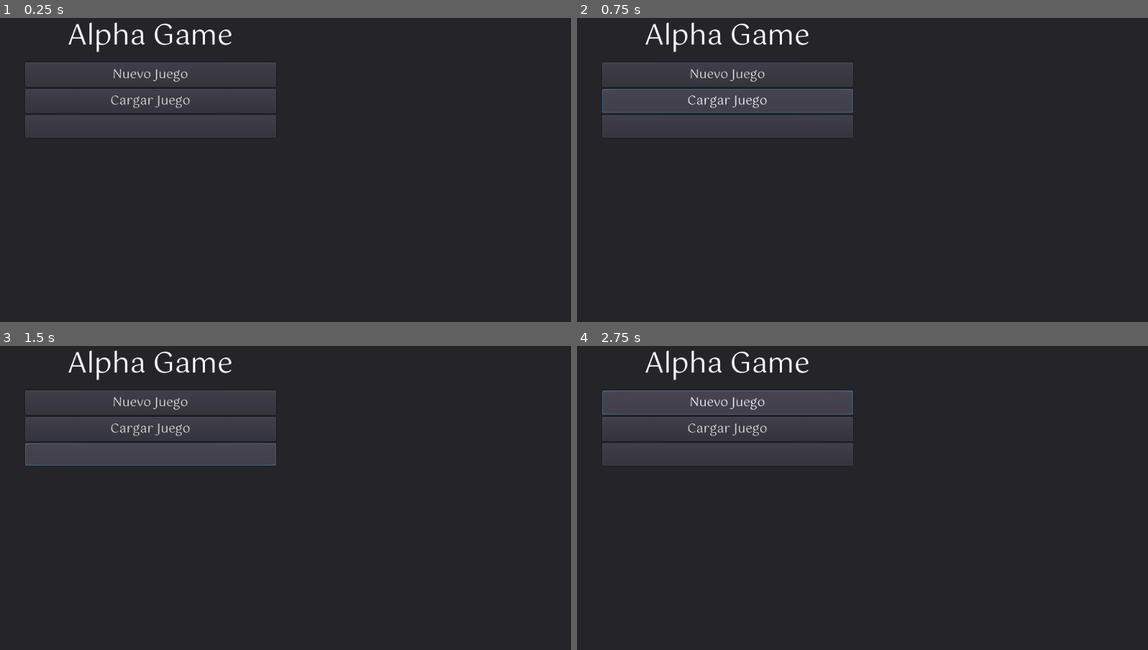
Above: before the commit, frames 1-4 (two rows, left to right).
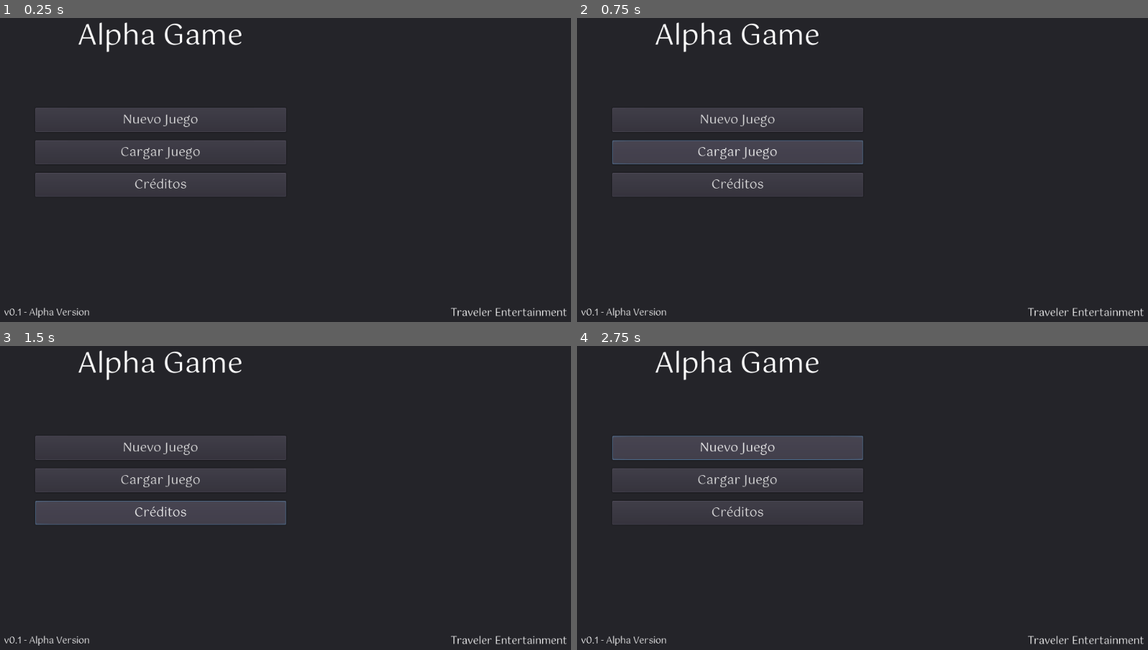
Above: after the commit, the same moments.

Repository: pabtorres/take-me-hoom
Game: Godot game, scene res://scenes/Menu.tscn
Same seed, same stepped clock (60 frames per second), same inputs: the game is played once before the commit and once after it. This scene is started directly instead of the project's main scene.
Inputs (mouse positions are in pixels of both pictures, inside the frame that each line leads up to; where the layout moved, square brackets give the same spot in the first picture):
- Up to frame 1 (0.25 s): no input
- Up to frame 2 (0.75 s): click "Cargar Juego" at 0.5 s
- Up to frame 3 (1.5 s): click (159, 513) [148, 455] at 1.25 s
- Up to frame 4 (2.75 s): click "Nuevo Juego" at 2 s

The runs differ from the first frame. In frame 1, 11% of the frame differs, in the area x 0-100%, y 1-99%; in frame 2, 13%; in frame 3, 13%; in frame 4, 13%.

Commit message:
first menu prototype ready

Diff:
--- a/scenes/Menu.tscn
+++ b/scenes/Menu.tscn
@@ -15,7 +15,14 @@
 font_data = ExtResource( 1 )
 
 [sub_resource type="DynamicFont" id=4]
-size = 20
+size = 22
+font_data = ExtResource( 1 )
+
+[sub_resource type="DynamicFont" id=5]
+size = 18
+font_data = ExtResource( 1 )
+
+[sub_resource type="DynamicFont" id=6]
 font_data = ExtResource( 1 )
 
 [node name="Menu" type="Node2D"]
@@ -30,10 +37,11 @@
 }
 
 [node name="VBoxContainer" type="VBoxContainer" parent="CanvasLayer"]
-margin_left = 49.0
+margin_left = 66.7286
 margin_top = 43.0
-margin_right = 497.0
-margin_bottom = 557.0
+margin_right = 514.729
+margin_bottom = 524.0
+custom_constants/separation = 85
 __meta__ = {
 "_edit_use_anchors_": false
 }
@@ -48,34 +56,53 @@
 "_edit_use_anchors_": false
 }
 
-[node name="MarginContainer" type="MarginContainer" parent="CanvasLayer/VBoxContainer"]
-margin_top = 150.0
+[node name="VBoxContainer2" type="VBoxContainer" parent="CanvasLayer/VBoxContainer"]
+margin_top = 169.0
 margin_right = 448.0
-margin_bottom = 131.0
+margin_bottom = 328.0
+custom_constants/separation = 15
+__meta__ = {
+"_edit_use_anchors_": false
+}
 
-[node name="Button" type="Button" parent="CanvasLayer/VBoxContainer/MarginContainer"]
+[node name="Button" type="Button" parent="CanvasLayer/VBoxContainer/VBoxContainer2"]
 margin_right = 448.0
 margin_bottom = 43.0
 custom_fonts/font = SubResource( 2 )
 text = "Nuevo Juego"
 
-[node name="MarginContainer2" type="MarginContainer" parent="CanvasLayer/VBoxContainer"]
-margin_top = 200.0
+[node name="Button2" type="Button" parent="CanvasLayer/VBoxContainer/VBoxContainer2"]
+margin_top = 58.0
 margin_right = 448.0
-margin_bottom = 178.0
-
-[node name="Button2" type="Button" parent="CanvasLayer/VBoxContainer/MarginContainer2"]
-margin_right = 448.0
-margin_bottom = 43.0
+margin_bottom = 101.0
 custom_fonts/font = SubResource( 3 )
 text = "Cargar Juego"
 
-[node name="MarginContainer3" type="MarginContainer" parent="CanvasLayer/VBoxContainer"]
-margin_top = 250.0
+[node name="Button3" type="Button" parent="CanvasLayer/VBoxContainer/VBoxContainer2"]
+margin_top = 116.0
 margin_right = 448.0
-margin_bottom = 222.0
+margin_bottom = 159.0
+custom_fonts/font = SubResource( 4 )
+text = "Créditos"
 
-[node name="Button3" type="Button" parent="CanvasLayer/VBoxContainer/MarginContainer3"]
-margin_right = 448.0
-margin_bottom = 40.0
-custom_fonts/font = SubResource( 4 )
+[node name="Label" type="Label" parent="CanvasLayer"]
+margin_left = 809.0
+margin_top = 563.0
+margin_right = 1017.0
+margin_bottom = 594.0
+custom_fonts/font = SubResource( 5 )
+text = "Traveler Entertainment"
+__meta__ = {
+"_edit_use_anchors_": false
+}
+
+[node name="Label2" type="Label" parent="CanvasLayer"]
+margin_left = 11.0
+margin_top = 565.0
+margin_right = 164.0
+margin_bottom = 592.0
+custom_fonts/font = SubResource( 6 )
+text = "v0.1 - Alpha Version"
+__meta__ = {
+"_edit_use_anchors_": false
+}
Not shown: 1 places in scenes/Menu.tscn that only renumber resources
